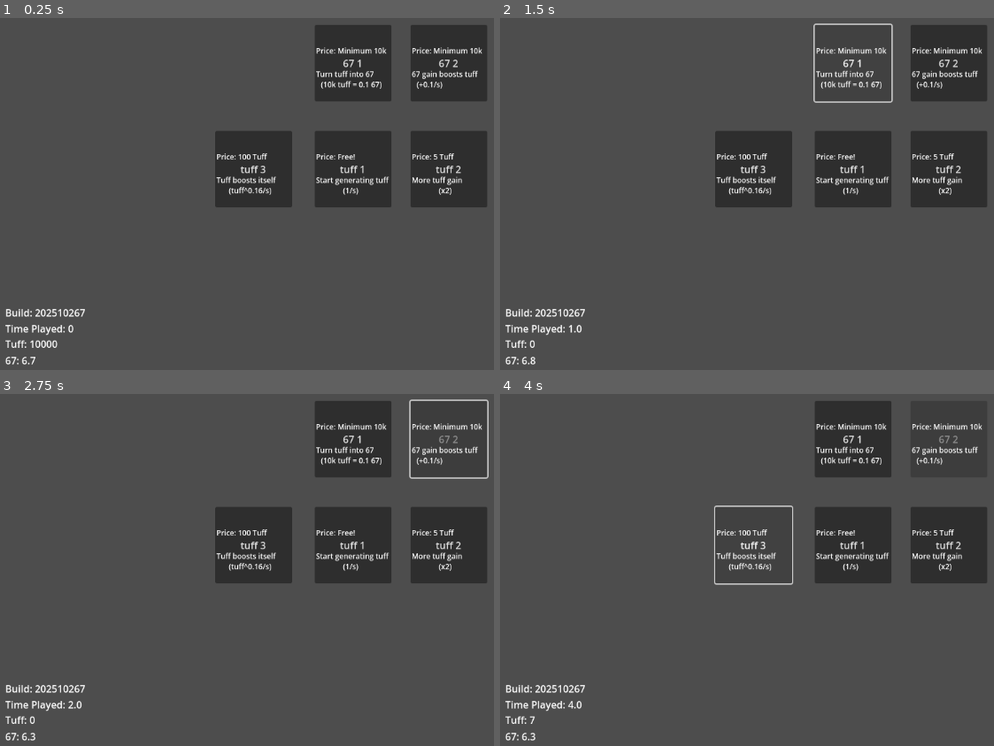
Above: before the commit, frames 1-4 (two rows, left to right).
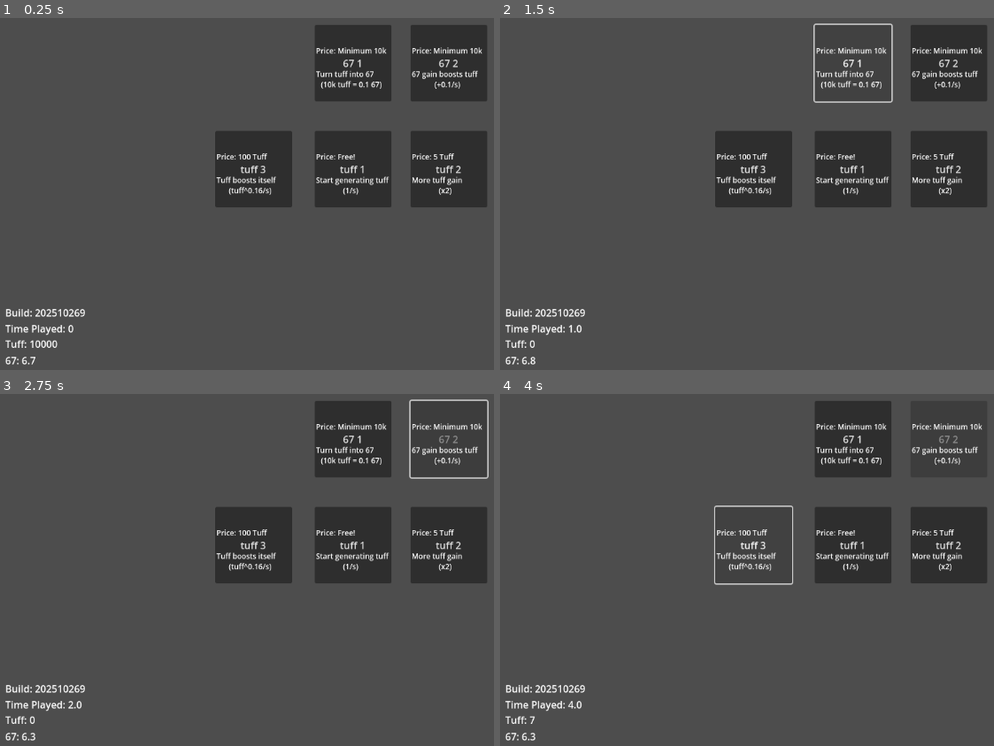
Above: after the commit, the same moments.

Repository: flumpsi/upgradetree
Game: Godot game, scene res://node_2d.tscn
Same seed, same stepped clock (60 frames per second), same inputs: the game is played once before the commit and once after it.
Inputs:
- Up to frame 1 (0.25 s): no input
- Up to frame 2 (1.5 s): click "tuff 1" at 0.5 s; click "67 1" at 1.25 s
- Up to frame 3 (2.75 s): click "67 2" at 2 s
- Up to frame 4 (4 s): click "tuff 2" at 2.75 s; click "tuff 3" at 3.5 s

The runs differ from the first frame. In frame 1, 0.1% of the frame differs, in the area x 16-94%, y 18-85%; in frame 2, 0.1%; in frame 3, 0.1%; in frame 4, 0.1%.

Commit message:
Add comments

Diff:
--- a/button.gd
+++ b/button.gd
@@ -17,11 +17,11 @@
 		timer.start()
 		get_parent().perSecondX = 1.0
 		firsttime = false
-		purchased = true
-		self.disabled = true
+		purchased = true # this currently does nothing
+		self.disabled = true # disable button so it cannot be clicked anymore
 
 
 func _on_timer_timeout() -> void:
-	get_parent().tuff += get_parent().perSecondX
+	get_parent().tuff += get_parent().perSecondX # it works i guess
 	print("perSecondX: " + str(get_parent().perSecondX))
 	print(get_parent().tuff)
--- a/node_2d.gd
+++ b/node_2d.gd
@@ -10,10 +10,10 @@
 var reset = false
 
 func _process(dt):
-	var tuffDisplay = get_node("TuffPointDisplay")
-	var sixSevenDisplay = get_node("67PointDisplay")
-	tuffDisplay.text = "Tuff: " + str(int(tuff))
-	sixSevenDisplay.text = "67: " + str(sixSeven)
+	var tuffDisplay = get_node("TuffPointDisplay") # Set variables for labels for easier access
+	var sixSevenDisplay = get_node("67PointDisplay") # same here
+	tuffDisplay.text = "Tuff: " + str(int(tuff)) # Display text
+	sixSevenDisplay.text = "67: " + str(sixSeven) # Also display text
 
 func _on_played_timeout() -> void:
 	var lbl = get_node("TimePlayedDisplay")
--- a/node_2d.tscn
+++ b/node_2d.tscn
@@ -129,9 +129,9 @@
 
 [node name="Math" type="Label" parent="Upgrade5/Description"]
 layout_mode = 0
-offset_left = 8.0
-offset_top = 55.0
-offset_right = 108.0
+offset_left = 37.0
+offset_top = 55.0
+offset_right = 137.0
 offset_bottom = 78.0
 theme_override_font_sizes/font_size = 12
 text = "(+0.1/s)"
@@ -229,7 +229,7 @@
 offset_top = 524.0
 offset_right = 135.0
 offset_bottom = 549.0
-text = "Build: 202510267"
+text = "Build: 202510269"
 
 [connection signal="pressed" from="Upgrade1" to="Upgrade1" method="_on_pressed"]
 [connection signal="timeout" from="Upgrade1/Timer" to="Upgrade1" method="_on_timer_timeout"]
--- a/upgrade_2.gd
+++ b/upgrade_2.gd
@@ -17,8 +17,8 @@
 		var timer = get_node("Timer")
 		timer.start()
 		firsttime = false
-		purchased = true
-		self.disabled = true
+		purchased = true # this currently does nothing
+		self.disabled = true # disable button so it cannot be clicked anymore
 		get_parent().multiplier *= 2
 		print(get_parent().tuff)
 		get_parent().tuff -=price
--- a/upgrade_3.gd
+++ b/upgrade_3.gd
@@ -19,15 +19,15 @@
 		var timer = get_node("Timer")
 		timer.start()
 		firsttime = false
-		purchased = true
-		self.disabled = true
+		purchased = true # this currently does nothing
+		self.disabled = true # disable button so it cannot be clicked anymore
 		get_parent().tuff -=price
 	else:
 		print("poor")
 
 func _on_timer_timeout() -> void:
 	# note, ^ is ** in gdscript
-	get_parent().perSecondX += min(get_parent().tuff ** 0.16, 1) # Use + for tuff boost itself math func
+	get_parent().perSecondX += min(get_parent().tuff ** 0.16, 1) # Use + for tuff boost itself math func. This is also a shit line of code, could be way better
 	# get_parent().perSecondX *= min(get_parent().tuff ** 0.16, 1) # Or use * for tuff boost itself math func,
 	# this one does nothing as result is just 1 and it is very self-explanatory what multiplication with 1x does.
 	# get_parent().perSecondX *= get_parent().tuff ** 0.16 # You also have this one which just gives a insane amount of tuff.
--- a/upgrade_4.gd
+++ b/upgrade_4.gd
@@ -17,8 +17,8 @@
 		var timer = get_node("Timer")
 		timer.start()
 		firsttime = false
-		purchased = true
-		self.disabled = true
+		purchased = true # this currently does nothing
+		self.disabled = true # disable button so it cannot be clicked anymore
 		get_parent().sixSeven += (0.1*floor(get_parent().tuff / timegive))
 		get_parent().reset = true
 		get_parent().perSecondX = 0
--- a/upgrade_5.gd
+++ b/upgrade_5.gd
@@ -12,8 +12,8 @@
 func _on_pressed() -> void:
 	if firsttime == true and get_parent().sixSeven >= price:
 		firsttime = false
-		purchased = true
-		self.disabled = true
+		purchased = true # this currently does nothing
+		self.disabled = true # disable button so it cannot be clicked anymore
 		var timer = get_node("Timer")
 		timer.start()
 		get_parent().sixSeven -= price
Not shown, changed: export_presets.cfg
